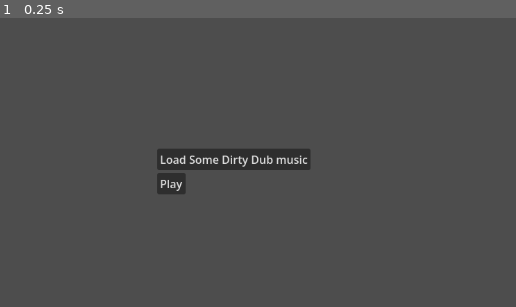
Above: before the commit, frame 1.
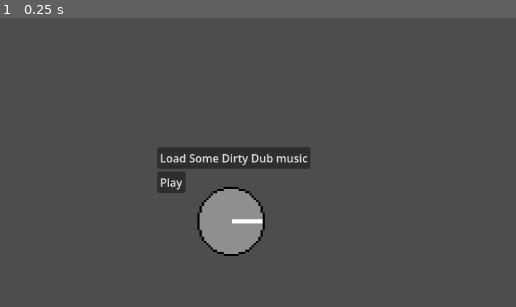
Above: after the commit, the same moment.

Repository: jeanleny/CrashBarriere
Game: Godot game, scene res://Interface/main_scene.tscn
Same seed, same stepped clock (60 frames per second), same inputs: the game is played once before the commit and once after it. The project has no main scene, so this scene is started directly.
Inputs:
- Up to frame 1 (0.25 s): no input

The runs differ from the first frame. In frame 1, 3.1% of the frame differs, in the area x 30-61%, y 44-83%.
Error after the commit: Parse Error: Too few arguments for "get_bus_effect()" call. Expected at least 2 but received 0. (res://Script/Interface/potard.gd:8)

Commit message:
WIP mix table

Diff:
--- a/Interface/AudioUploader.tscn
+++ b/Interface/AudioUploader.tscn
@@ -10,6 +10,4 @@
 display_mode = 1
 access = 2
 
-[node name="AudioStreamPlayer2D" type="AudioStreamPlayer2D" parent="." unique_id=1886894235]
-
 [connection signal="file_selected" from="FileDialog" to="." method="_on_file_dialog_file_selected"]
--- a/Interface/InterfaceTest.tscn
+++ b/Interface/InterfaceTest.tscn
@@ -2,7 +2,6 @@
 
 [ext_resource type="Script" uid="uid://cc2mt3wmaavxo" path="res://Script/Interface/InterfaceScript.gd" id="1_k55jh"]
 [ext_resource type="Script" uid="uid://n5vl8qn8gkrs" path="res://Script/music_upload.gd" id="2_esfv5"]
-[ext_resource type="AudioStream" uid="uid://b8m0ljoydpf8j" path="res://Audio/INI NAH & DUB - JAH MARNYAH (AMOUL-BAYI RECORDS 12).mp3" id="3_n7prv"]
 
 [node name="Control" type="CanvasLayer" unique_id=1549431928]
 
@@ -52,9 +51,8 @@
 [node name="Name" type="Label" parent="Control/VBoxContainer/HBoxContainer" unique_id=756748216]
 layout_mode = 2
 
-[node name="AudioPlayer" type="AudioStreamPlayer" parent="." unique_id=1875181074]
-stream = ExtResource("3_n7prv")
-bus = &"High"
+[node name="HBoxContainer2" type="HBoxContainer" parent="Control/VBoxContainer" unique_id=1527745590]
+layout_mode = 2
 
 [connection signal="file_selected" from="Control/FileDialog" to="Control" method="_on_file_dialog_file_selected"]
 [connection signal="pressed" from="Control/VBoxContainer/Button" to="Control" method="_on_button_pressed"]
--- a/Interface/main_scene.tscn
+++ b/Interface/main_scene.tscn
@@ -1,8 +1,18 @@
 [gd_scene format=3 uid="uid://t5avh54cvcwv"]
 
 [ext_resource type="PackedScene" uid="uid://rl26bc77fopi" path="res://Interface/InterfaceTest.tscn" id="1_px8gx"]
+[ext_resource type="PackedScene" uid="uid://cnx2hmgbkltef" path="res://Interface/potard.tscn" id="2_px8gx"]
+[ext_resource type="AudioStream" uid="uid://b8m0ljoydpf8j" path="res://Audio/INI NAH & DUB - JAH MARNYAH (AMOUL-BAYI RECORDS 12).mp3" id="3_nkdx5"]
 
 [node name="MainScene" type="Node2D" unique_id=500652094]
 
 [node name="Control" parent="." unique_id=1549431928 instance=ExtResource("1_px8gx")]
 metadata/_edit_use_anchors_ = true
+
+[node name="Potard" parent="." unique_id=1327196011 instance=ExtResource("2_px8gx")]
+position = Vector2(571, 396)
+scale = Vector2(0.39, 0.39)
+
+[node name="MixingAudio" type="AudioStreamPlayer" parent="." unique_id=603930733]
+stream = ExtResource("3_nkdx5")
+bus = &"MixBus"
--- /dev/null
+++ b/Interface/potard.tscn
@@ -0,0 +1,22 @@
+[gd_scene format=3 uid="uid://cnx2hmgbkltef"]
+
+[ext_resource type="Script" uid="uid://n3ltnq8d8cbx" path="res://Script/Interface/potard.gd" id="1_svv7o"]
+[ext_resource type="Texture2D" uid="uid://xptkds61fwl2" path="res://Asset/MixingTAble/potard.png" id="2_svv7o"]
+
+[sub_resource type="CircleShape2D" id="CircleShape2D_svv7o"]
+radius = 172.14238
+
+[node name="Potard" type="Area2D" unique_id=1327196011]
+rotation = 1.5707964
+script = ExtResource("1_svv7o")
+
+[node name="Potar" type="Sprite2D" parent="." unique_id=1720642460]
+texture = ExtResource("2_svv7o")
+
+[node name="CollisionShape2D" type="CollisionShape2D" parent="." unique_id=1893106716]
+shape = SubResource("CircleShape2D_svv7o")
+
+[connection signal="area_exited" from="." to="." method="_on_area_exited"]
+[connection signal="input_event" from="." to="." method="_on_input_event"]
+[connection signal="mouse_entered" from="." to="." method="_on_mouse_entered"]
+[connection signal="mouse_exited" from="." to="." method="_on_mouse_exited"]
--- /dev/null
+++ b/Script/Interface/potard.gd
@@ -0,0 +1,27 @@
+extends Area2D
+
+var inside :bool = false
+@onready var potar: Sprite2D = $Potar
+var mPos: float
+@onready var audio: AudioStreamPlayer = $"../MixingAudio"
+var bus = AudioServer.get_bus_index("MixBus")
+var low = AudioServer.get_bus_effect()
+
+# Called when the node enters the scene tree for the first time.
+func _ready() -> void:
+	pass # Replace with function body.
+
+
+# Called every frame. 'delta' is the elapsed time since the previous frame.
+func _process(delta: float) -> void:
+	if inside and Input.is_action_pressed("left_click") :
+		mPos = potar.global_position.angle_to_point(get_global_mouse_position())
+		if rad_to_deg(mPos) > 130 or rad_to_deg(mPos) < 50 :
+			potar.rotation = mPos
+		print(rad_to_deg(potar.rotation))
+
+func _on_mouse_entered() -> void:
+	inside = true
+
+func _on_mouse_exited() -> void:
+	inside = false
--- a/default_bus_layout.tres
+++ b/default_bus_layout.tres
@@ -1,15 +1,4 @@
 [gd_resource type="AudioBusLayout" format=3 uid="uid://bw87442uh4h0k"]
-
-[sub_resource type="AudioEffectHighPassFilter" id="AudioEffectHighPassFilter_j3pel"]
-resource_name = "HighPassFilter"
-cutoff_hz = 300.0
-resonance = 1.0
-
-[sub_resource type="AudioEffectHighShelfFilter" id="AudioEffectHighShelfFilter_j3pel"]
-resource_name = "HighShelfFilter"
-cutoff_hz = 10143.0
-resonance = 0.0
-gain = 1.96
 
 [sub_resource type="AudioEffectLowPassFilter" id="AudioEffectLowPassFilter_j3pel"]
 resource_name = "LowPassFilter"
@@ -23,9 +12,16 @@
 resonance = 0.3
 gain = 1.19
 
-[sub_resource type="AudioEffectBandPassFilter" id="AudioEffectBandPassFilter_j3pel"]
-resource_name = "BandPassFilter"
-resonance = 0.93
+[sub_resource type="AudioEffectHighPassFilter" id="AudioEffectHighPassFilter_j3pel"]
+resource_name = "HighPassFilter"
+cutoff_hz = 300.0
+resonance = 1.0
+
+[sub_resource type="AudioEffectHighShelfFilter" id="AudioEffectHighShelfFilter_j3pel"]
+resource_name = "HighShelfFilter"
+cutoff_hz = 10143.0
+resonance = 0.0
+gain = 1.96
 
 [resource]
 bus/0/volume_db = -0.7237711
@@ -35,25 +31,23 @@
 bus/1/bypass_fx = false
 bus/1/volume_db = -0.13049698
 bus/1/send = &"Master"
-bus/1/effect/0/effect = SubResource("AudioEffectHighPassFilter_j3pel")
-bus/1/effect/0/enabled = false
-bus/1/effect/1/effect = SubResource("AudioEffectHighShelfFilter_j3pel")
-bus/1/effect/1/enabled = false
 bus/2/name = &"High"
 bus/2/solo = false
 bus/2/mute = false
 bus/2/bypass_fx = false
 bus/2/volume_db = 0.0
 bus/2/send = &"Bass"
-bus/2/effect/0/effect = SubResource("AudioEffectLowPassFilter_j3pel")
-bus/2/effect/0/enabled = false
-bus/2/effect/1/effect = SubResource("AudioEffectLowShelfFilter_j3pel")
-bus/2/effect/1/enabled = false
-bus/3/name = &"Medium"
+bus/3/name = &"MixBus"
 bus/3/solo = false
 bus/3/mute = false
 bus/3/bypass_fx = false
 bus/3/volume_db = 0.0
 bus/3/send = &"Bass"
-bus/3/effect/0/effect = SubResource("AudioEffectBandPassFilter_j3pel")
+bus/3/effect/0/effect = SubResource("AudioEffectLowPassFilter_j3pel")
 bus/3/effect/0/enabled = false
+bus/3/effect/1/effect = SubResource("AudioEffectLowShelfFilter_j3pel")
+bus/3/effect/1/enabled = false
+bus/3/effect/2/effect = SubResource("AudioEffectHighPassFilter_j3pel")
+bus/3/effect/2/enabled = false
+bus/3/effect/3/effect = SubResource("AudioEffectHighShelfFilter_j3pel")
+bus/3/effect/3/enabled = false
--- a/project.godot
+++ b/project.godot
@@ -22,6 +22,14 @@
 
 window/subwindows/embed_subwindows=false
 
+[input]
+
+left_click={
+"deadzone": 0.2,
+"events": [Object(InputEventMouseButton,"resource_local_to_scene":false,"resource_name":"","device":-1,"window_id":0,"alt_pressed":false,"shift_pressed":false,"ctrl_pressed":false,"meta_pressed":false,"button_mask":0,"position":Vector2(0, 0),"global_position":Vector2(0, 0),"factor":1.0,"button_index":1,"canceled":false,"pressed":false,"double_click":false,"script":null)
+]
+}
+
 [physics]
 
 3d/physics_engine="Jolt Physics"
Binary file added: Asset/MixingTAble/potard.png
Not shown, added: Asset/MixingTAble/potard.png.import
Not shown, added: Script/Interface/potard.gd.uid
